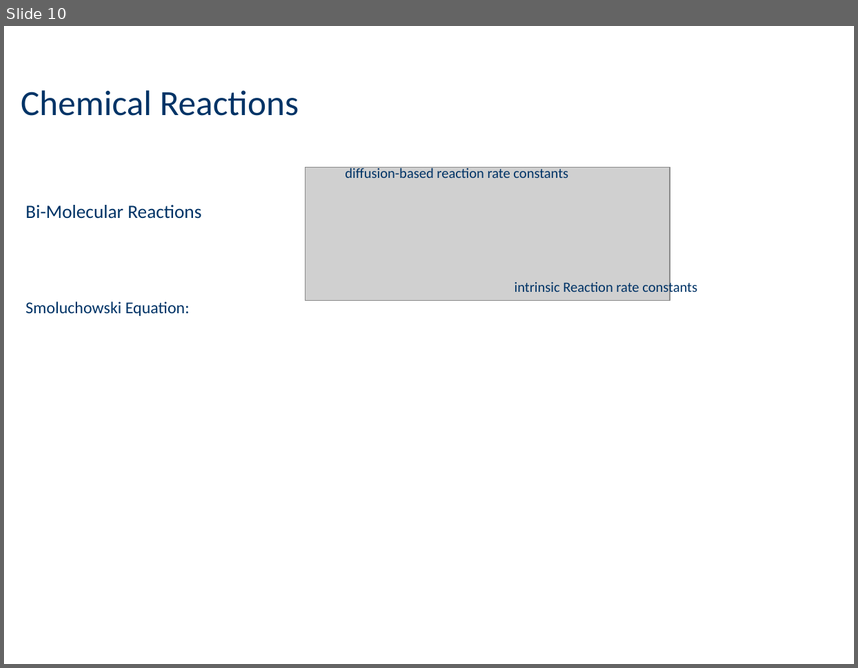
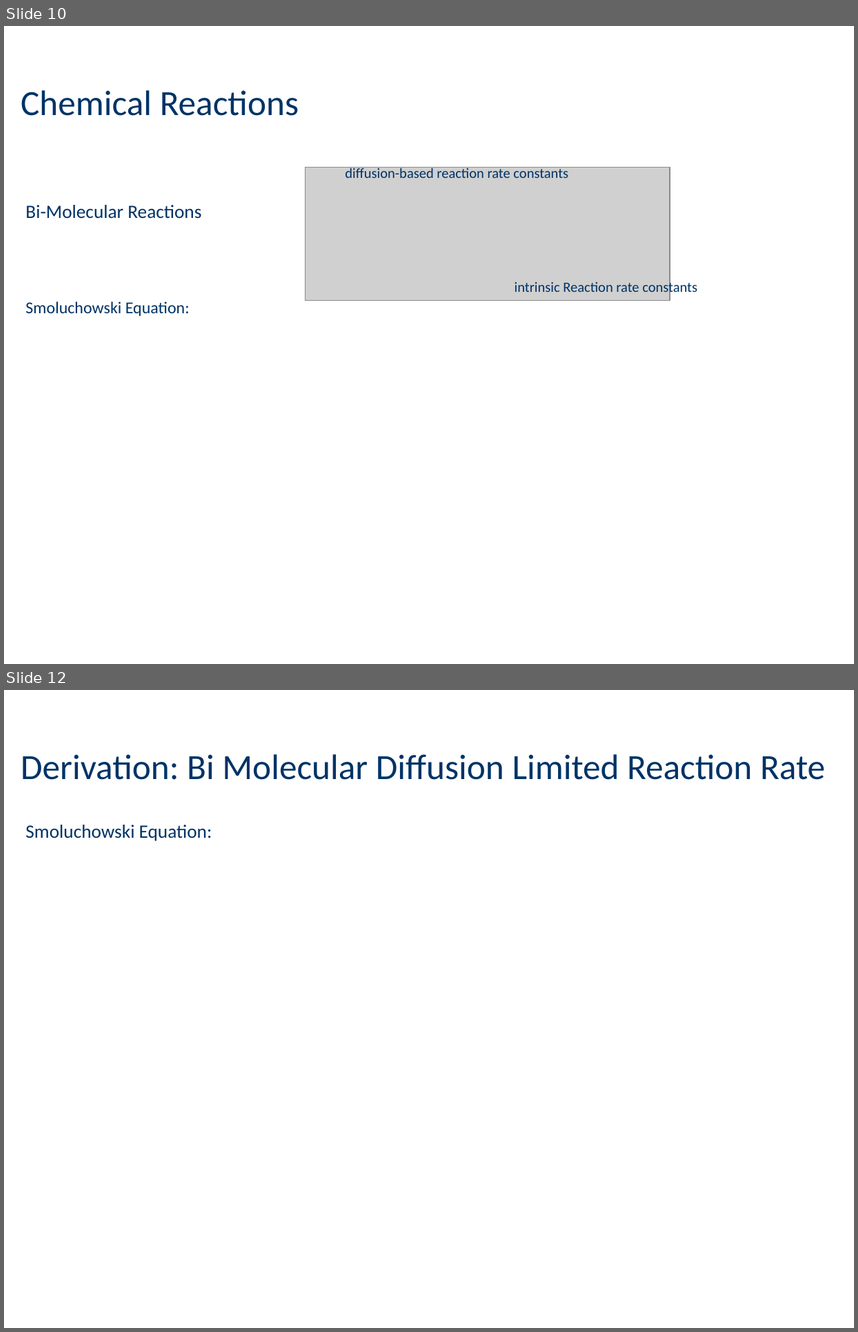
Before and after one commit to janekg89/Masterarbeit_fbm, a slide deck: presentation/midtermpresentation.odp. Shown one above the other, each under a label of ours: slide 10 before the commit, slides 10 and 12 after it; the slides between them are not shown. The pictures are 858x668 and 858x1332 pixels, drawn with LibreOffice and Linux fonts; fonts in the diff are those of the drawing; grey boxes stand for pictures. Boxes give left, top, right and bottom in pixels: in the first picture for what was removed or moved away, otherwise in the second. Text is boxed around its words. In the diff, an @@ line names an element or a change of style, - is before the commit and + after.

```diff
--- a/presentation/midtermpresentation.odp
+++ b/presentation/midtermpresentation.odp
@@ slide 12 added at (x1=4, y1=690, x2=854, y2=1328), background #FFFFFF @@
@@ title added at (x1=21, y1=754, x2=825, y2=780), 30 pt, text #003366 @@
+Derivation: Bi Molecular Diffusion Limited Reaction Rate
@@ text added at (x1=25, y1=825, x2=212, y2=841), 16 pt, text #003366 @@
+Smoluchowski Equation:
```
Also in this commit, not shown: 3 slides changed, 2 other slides added, 2 slides removed, 1 other file.
